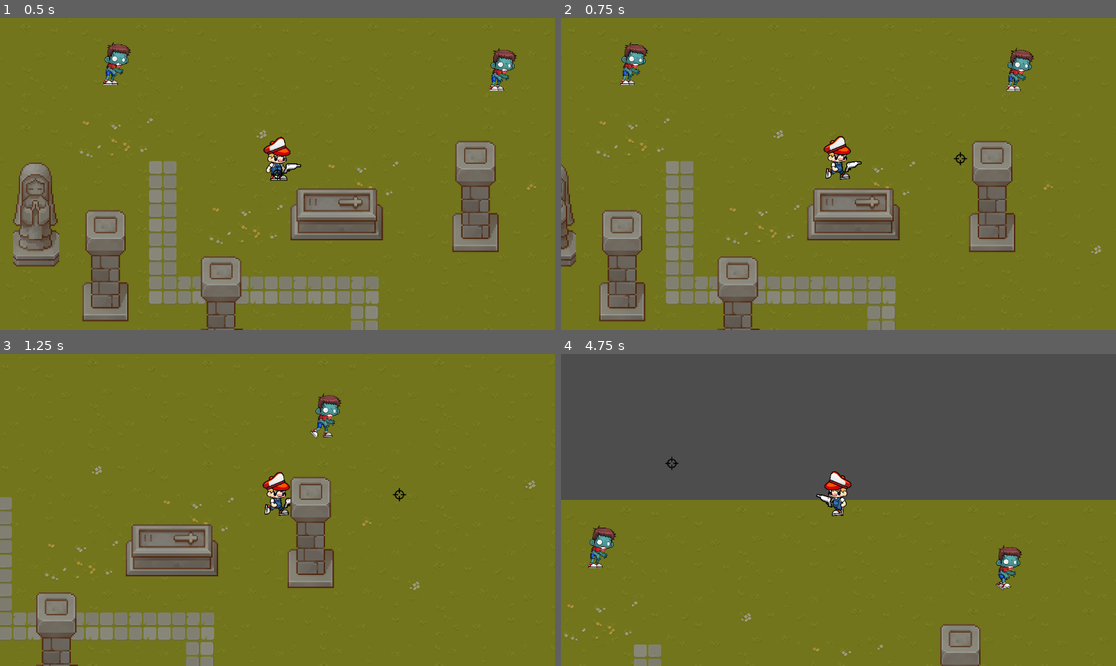
Above: before the commit, frames 1-4 (two rows, left to right).
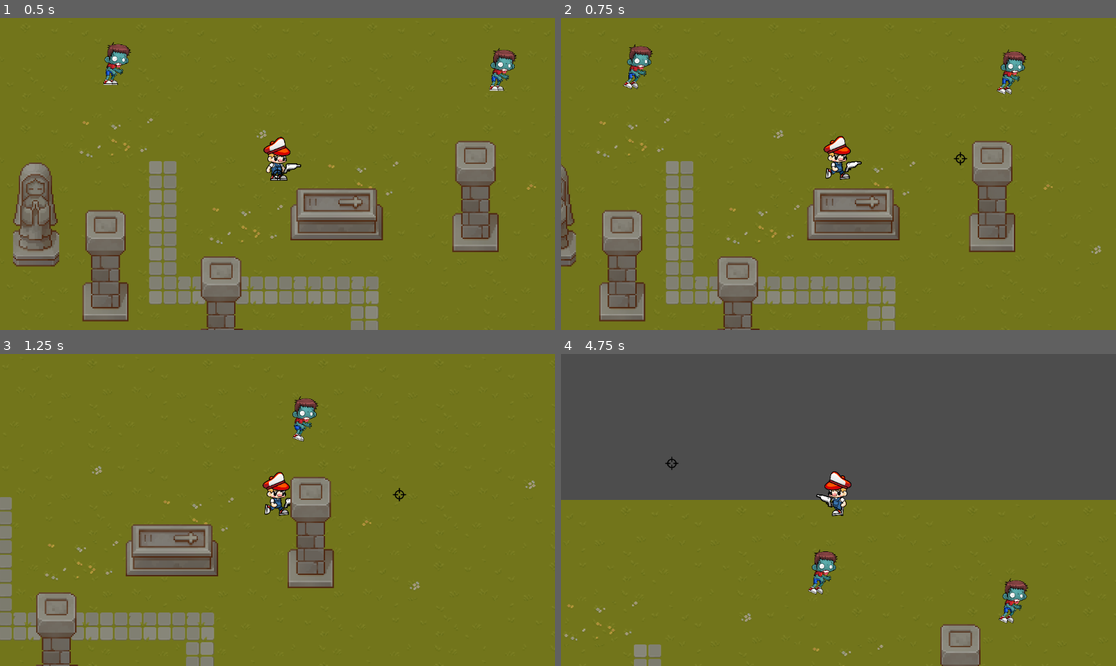
Above: after the commit, the same moments.

Repository: rikard-helgegren/Zombie-speed-game
Game: Godot game, scene res://src/levels/test/test_level.tscn
Two runs of this game, one before a commit and one after it. Both use one fixed random seed, a clock stepped at 60 frames per second and the inputs below. Sound files missing from this copy of the repository are replaced by a short silence.
Inputs (mouse positions are in pixels of both pictures, inside the frame that each line leads up to):
- Up to frame 1 (0.5 s): no input
- Up to frame 2 (0.75 s): move the mouse to (960, 158) at 0.52 s; hold D (right) from 0.53 s (still down); tap Space (shoot) at 0.6 s
- Up to frame 3 (1.25 s): keep holding D (right)
- Up to frame 4 (4.75 s): move the mouse to (727, 525) at 1.27 s; release D (right) at 1.28 s; hold S (down) 1.28-2.03 s; tap Space (shoot) every 0.75 s from 1.35 to 4.35 s; move the mouse to (894, 441) at 2.02 s; hold D (right) 2.03-2.78 s; move the mouse to (810, 572) at 2.77 s; hold W (up) 2.78-3.53 s; move the mouse to (1005, 556) at 3.52 s; hold A (left) from 3.53 s (still down); move the mouse to (672, 463) at 4.27 s

Frame 1 is identical in both runs. In frame 2, 1.0% of the frame differs, in the area x 10-86%, y 7-25%; in frame 3, 0.8%; in frame 4, 1.6%, in the area x 4-85%, y 54-87%.

Commit message:
zombies chase on gun shot

Diff:
--- a/project.godot
+++ b/project.godot
@@ -14,6 +14,10 @@
 run/main_scene="uid://c4grb4so5k0vx"
 config/features=PackedStringArray("4.5", "GL Compatibility")
 config/icon="res://icon.svg"
+
+[autoload]
+
+MySoundEventSystem="*res://src/systems/sound/my_sound_event_system.gd"
 
 [input]
 
--- a/src/features/player/player.tscn
+++ b/src/features/player/player.tscn
@@ -153,7 +153,7 @@
 position = Vector2(-1.9999999, -29.999998)
 scale = Vector2(0.2, 0.2)
 sprite_frames = SubResource("SpriteFrames_hktew")
-animation = &"die"
+animation = &"idle"
 autoplay = "idle"
 
 [node name="CollisionShape2D" type="CollisionShape2D" parent="."]
--- a/src/features/weapons/pistol/pistol.gd
+++ b/src/features/weapons/pistol/pistol.gd
@@ -20,6 +20,10 @@
 		muzzle_flash.flash()
 
 	$Shoot.play()
+	MySoundEventSystem.sound_emitted.emit(
+		global_position,
+		sound_radius
+	)
 
 	hitscan_fire(damage)
 
--- a/src/features/weapons/weapon_base.gd
+++ b/src/features/weapons/weapon_base.gd
@@ -3,6 +3,7 @@
 
 @export var fire_rate: float = 0.3
 @export var damage: int = 1
+@export var sound_radius: float = 1000.0
 
 var sprite: Sprite2D
 var muzzle: Node2D
--- a/src/features/zombies/zombie_base.gd
+++ b/src/features/zombies/zombie_base.gd
@@ -10,16 +10,20 @@
 @export var attack_damage: int = 1
 @export var attack_cooldown: float = 1.0
 
-var _can_attack: bool = true
-
-
 @onready var hitbox: Hitbox = $Hitbox
 @onready var sprite: AnimatedSprite2D = $AnimatedSprite2D
 
 signal zombie_died
 
+
+var _can_attack: bool = true
+var is_alive := true
+
 var health: int
 var target: Node2D = null
+
+var heard_sound_position: Vector2
+var has_heard_sound: bool = false
 
 # FSM
 enum ZombieState { IDLE, WALK, ATTACK, DIE }
@@ -32,6 +36,7 @@
 	if players.size() > 0:
 		target = players[0]
 	print("Zombie ready, target =", target)
+	MySoundEventSystem.sound_emitted.connect(_on_sound_emitted)
 
 func _physics_process(_delta):
 	if not target:
@@ -48,14 +53,30 @@
 		ZombieState.DIE:
 			die_state()
 
-	# Movement (only if walking)
+	move_zombie()
+
+
+func move_zombie():
+		# Movement (only if walking)
 	if state == ZombieState.WALK:
-		var dir = (target.global_position - global_position).normalized()
+		var target_pos: Vector2
+		if has_heard_sound:
+			target_pos = heard_sound_position
+		else:
+			target_pos = target.global_position
+
+		var dir = (target_pos - global_position).normalized()
 		velocity = dir * move_speed
 		move_and_slide()
 	else:
 		velocity = Vector2.ZERO
 		move_and_slide()
+
+	# If reached sound location
+	if has_heard_sound and global_position.distance_to(heard_sound_position) < 10.0:
+		has_heard_sound = false
+		change_state(ZombieState.IDLE)
+
 
 func take_damage(amount: int):
 	health -= amount
@@ -85,6 +106,7 @@
 func walk_state():
 	sprite.play("walk")
 	if player_in_range(attack_range):
+		has_heard_sound = false
 		change_state(ZombieState.ATTACK)
 
 func attack_state():
@@ -140,3 +162,18 @@
 func _on_animation_looped() -> void:
 	if  state == ZombieState.ATTACK:
 		_can_attack = true
+
+func _on_sound_emitted(sound_pos: Vector2, radius: float):
+	if not is_alive:
+		return
+
+	var dist = global_position.distance_to(sound_pos)
+	if dist > radius:
+		return
+
+	# Zombie heard the sound
+	heard_sound_position = sound_pos
+	has_heard_sound = true
+
+	# Switch to hunt / investigate state
+	change_state(ZombieState.WALK) # or HUNT_PLAYER later
--- a/src/levels/test/test_level.tscn
+++ b/src/levels/test/test_level.tscn
@@ -853,8 +853,11 @@
 22:10/size_in_atlas = Vector2i(2, 6)
 22:10/0 = 0
 22:10/0/y_sort_origin = 18
+22:10/0/physics_layer_0/polygon_0/points = PackedVector2Array(-15.108133, 16.187284, -15.805271, 42.33554, 14.676319, 41.771065, 15.240795, 16.369743)
 
 [sub_resource type="TileSet" id="TileSet_vmry5"]
+physics_layer_0/collision_layer = 1
+physics_layer_0/collision_mask = 7
 sources/0 = SubResource("TileSetAtlasSource_py2yn")
 
 [sub_resource type="RectangleShape2D" id="RectangleShape2D_l6jmp"]
@@ -919,10 +922,6 @@
 position = Vector2(-522.5216, -272.80295)
 shape = SubResource("RectangleShape2D_wqgai")
 
-[node name="CollisionShape2D4" type="CollisionShape2D" parent="StaticBody2D"]
-position = Vector2(-241.36784, -419.22952)
-shape = SubResource("RectangleShape2D_wqgai")
-
 [node name="Crosshair2" parent="." instance=ExtResource("6_qlgc6")]
 
 [node name="Zombies" type="Node2D" parent="."]
--- /dev/null
+++ b/src/systems/sound/my_sound_event_system.gd
@@ -0,0 +1,4 @@
+extends Node
+class_name SoundEventSystem
+
+signal sound_emitted(position: Vector2, radius: float)
Not shown, added: src/systems/sound/my_sound_event_system.gd.uid
